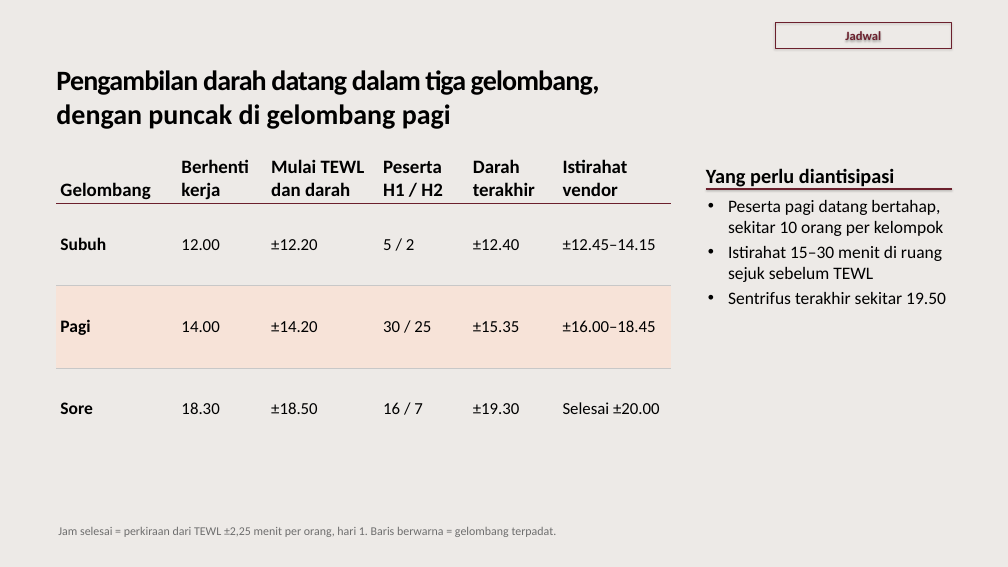
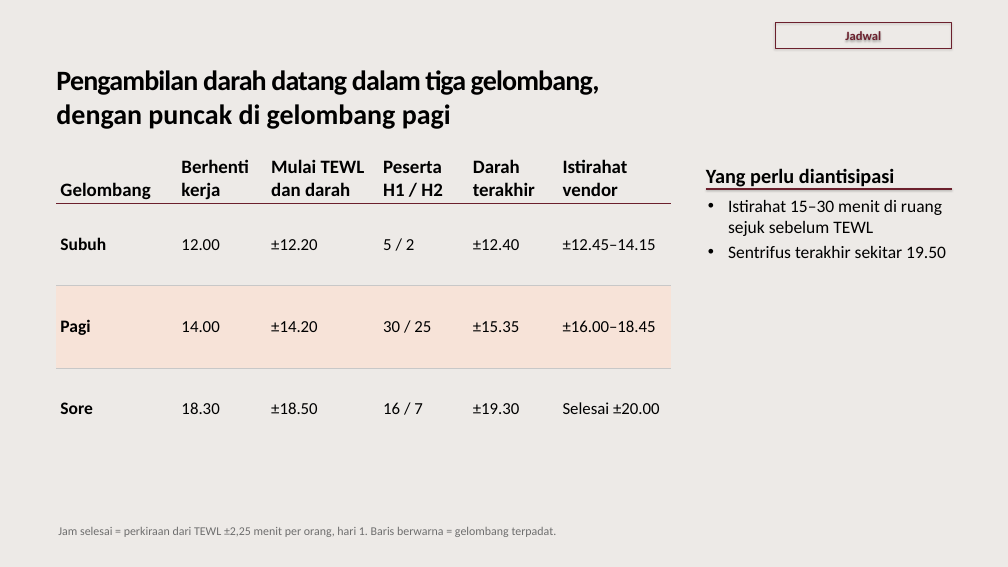
Before and after one commit to myrinne/ClaudeCode-Output, a slide deck: slide 8 of Techmeet Vendor Tesis/Techmeet Vendor - Hari H.pptx (slide 5 before the commit). Drawn at 1008x567 pixels with LibreOffice and Linux fonts; fonts in the diff are those of the drawing. Boxes give left, top, right and bottom in pixels: in the first picture for what was removed or moved away, otherwise in the second. Text is boxed around its words. In the diff, an @@ line names an element or a change of style, - is before the commit and + after.

```diff
--- a/Techmeet Vendor Tesis/Techmeet Vendor - Hari H.pptx
+++ b/Techmeet Vendor Tesis/Techmeet Vendor - Hari H.pptx
@@ text at box(728, 200, 944, 236): paragraph removed @@
-• Peserta pagi datang bertahap, sekitar 10 orang per kelompok
```
Also in this commit, not shown: 9 other slides changed, 3 slides added, 1 slide removed.
